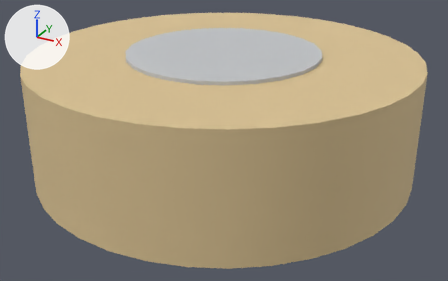
Before and after pictures for a commit that changed the OBJ model toyota-sae160/meshes/drive_wheel.obj.
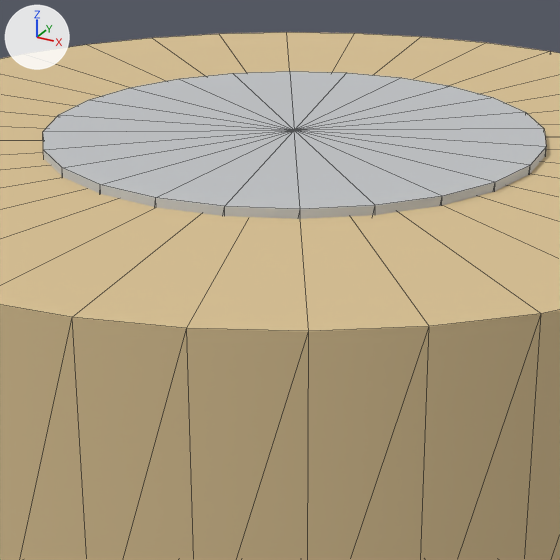
Old and new are each drawn whole from a 50 mm lens placed at (0.171, -0.312, 0.135), pointed at (0.004, -0.007, -0.017) and again close up on the part from 24% to 73% of the width and 0% to 78% of the height. The lights are fixed; the arrows at upper left show +X, +Y and +Z. The first two pictures are the older version. The close-ups show mesh edges as thin lines. Where no turn or scale is listed for an object, it has been applied to the vertices.

The first close-up shows 'drive_wheel_hub', 'drive_wheel_tyre'.
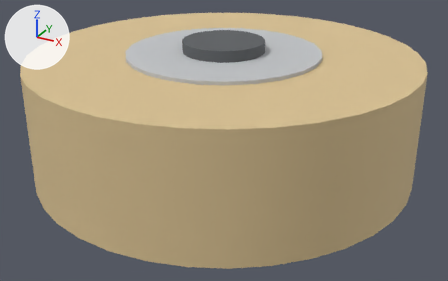
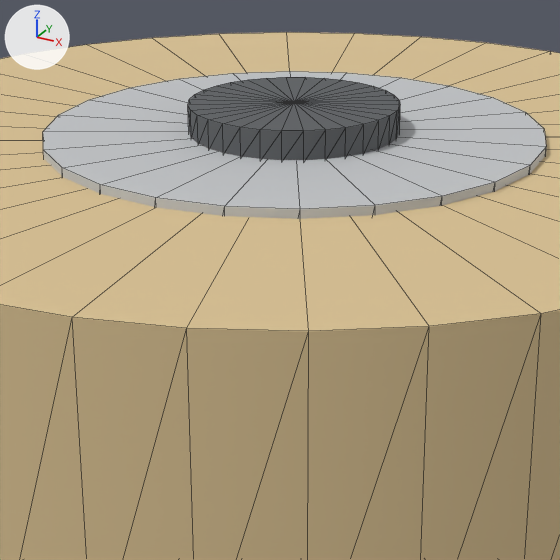
What differs and where, as boxes [x1, y1, x2, y2] in the close-ups (560 x 560 px):
'drive_wheel_axle_1', added: after [188, 77, 400, 160]

The change, as a list of edits to the scene's bpy script:
```text
Add mat_mast_black:
    mat_mast_black = principled_material('mast_black')
    mat_mast_black.base_color = (0.106, 0.114, 0.122)  # dark grey #5c5f62
    mat_mast_black.roughness = 0.8
Add me_drive_wheel_axle_1:
    me_drive_wheel_axle_1.from_pydata(...)  # 68 vertices, 128 faces; spans x -0.0242..0.0242, y -0.0241..0.0242, z 0.0365..0.0435
    me_drive_wheel_axle_1.materials.append(mat_mast_black)  # dark grey #5c5f62
Add ob_drive_wheel_axle_1:
    ob_drive_wheel_axle_1 = bpy.data.objects.new('drive_wheel_axle_1', me_drive_wheel_axle_1)
    ob_drive_wheel_axle_1.location = (0.0, 0.0, 0.0)
```
